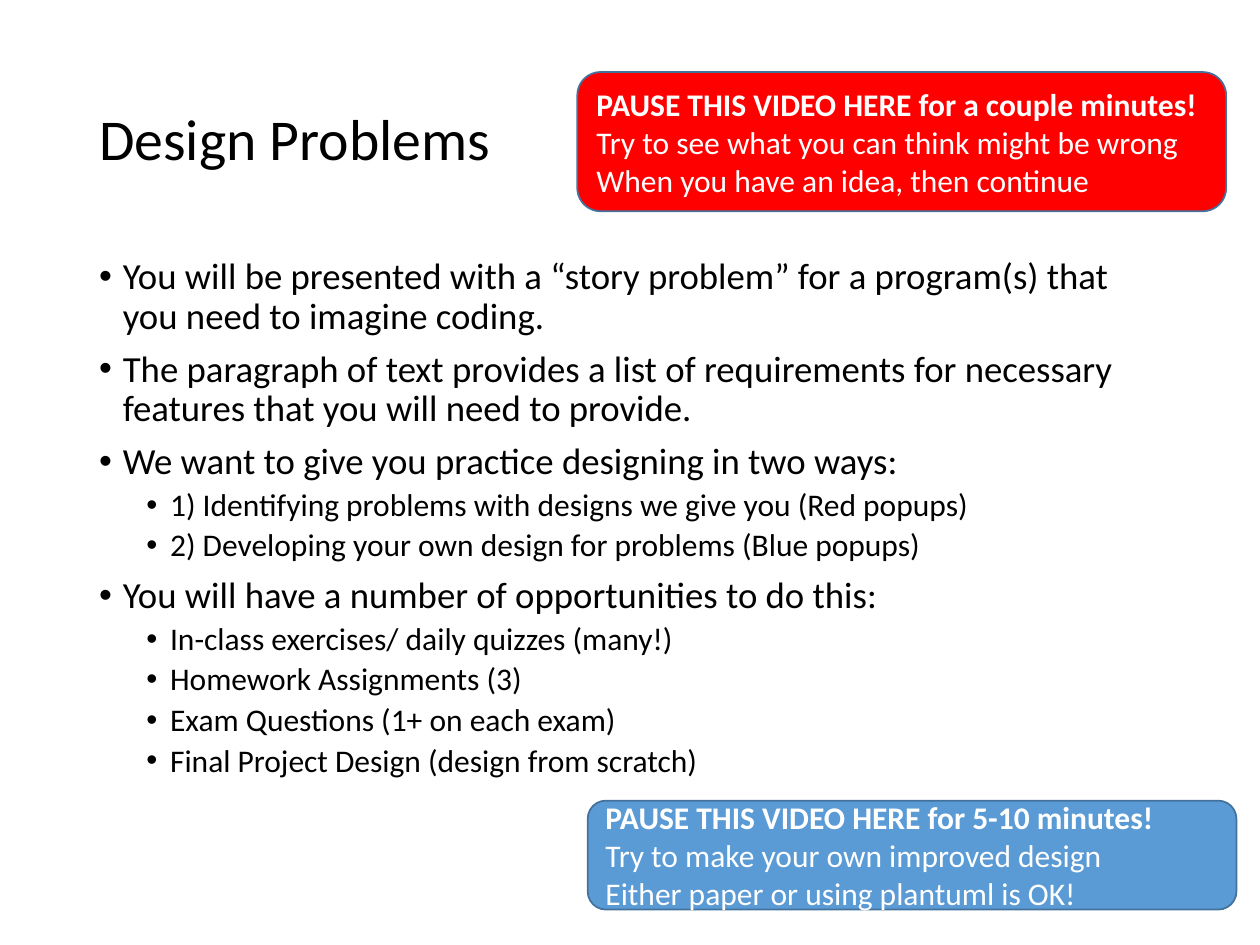
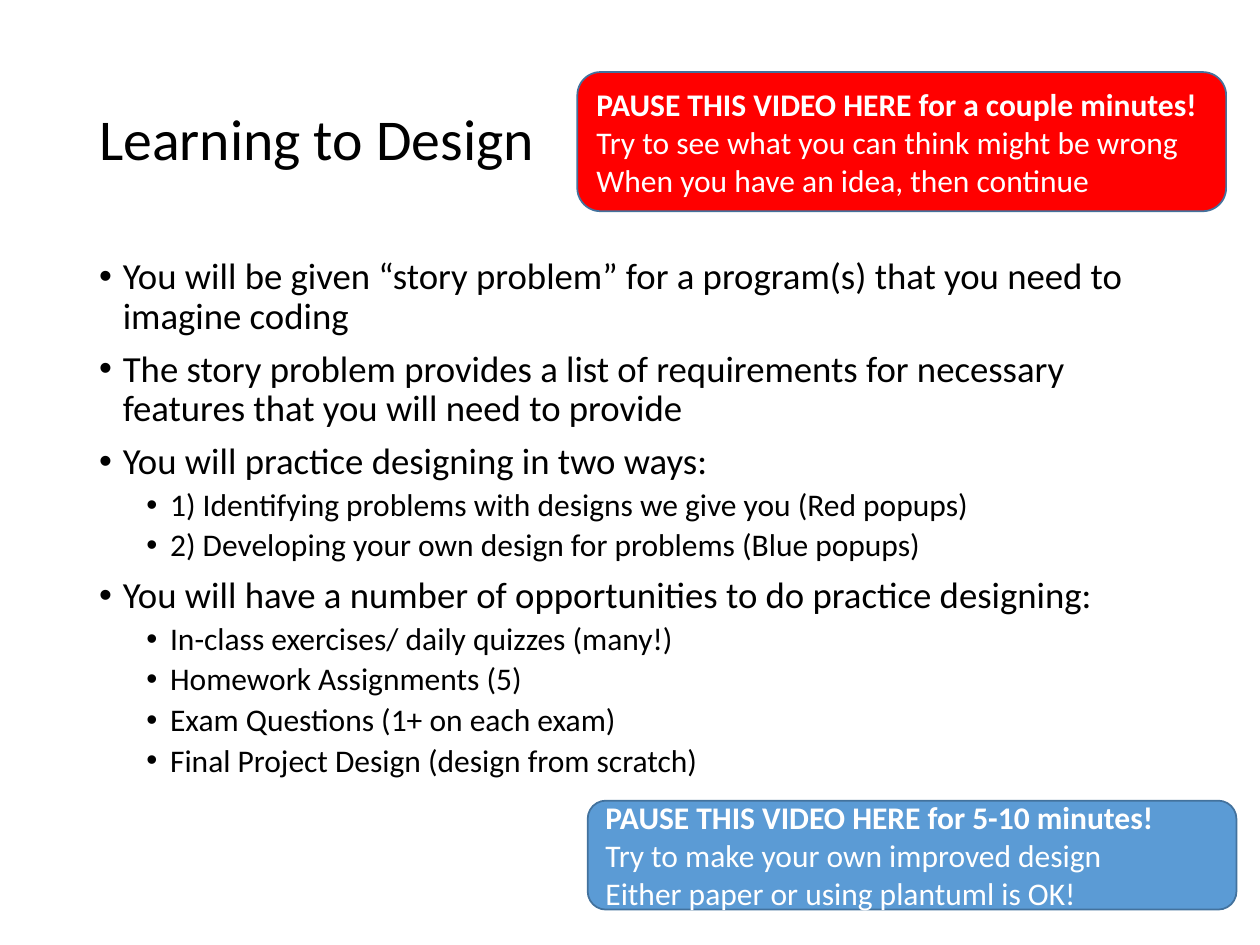
Before and after one commit to RHIT-CSSE/csse220, a slide deck: slide 23 of ClassMaterials/SETechniques/Slides/SoftwareEngineeringTechniques.pptx (slide 21 before the commit). Drawn at 1260x945 pixels with LibreOffice and Linux fonts; fonts in the diff are those of the drawing. Boxes give left, top, right and bottom in pixels: in the first picture for what was removed or moved away, otherwise in the second. Text is boxed around its words. In the diff, an @@ line names an element or a change of style, - is before the commit and + after.

```diff
--- a/ClassMaterials/SETechniques/Slides/SoftwareEngineeringTechniques.pptx
+++ b/ClassMaterials/SETechniques/Slides/SoftwareEngineeringTechniques.pptx
@@ title at bbox=[99, 120, 533, 170]: text changed @@
-Design Problems
+Learning to Design
@@ text at bbox=[123, 262, 1122, 481]: text changed @@
-• You will be presented with a “story problem” for a program(s) that you need to imagine coding.
-• The paragraph of text provides a list of requirements for necessary features that you will need to provide.
-• We want to give you practice designing in two ways:
+• You will be given “story problem” for a program(s) that you need to imagine coding
+• The story problem provides a list of requirements for necessary features that you will need to provide
+• You will practice designing in two ways:
@@ text at bbox=[123, 582, 1092, 615]: text changed @@
-• You will have a number of opportunities to do this:
+• You will have a number of opportunities to do practice designing:
@@ text at bbox=[170, 667, 522, 696]: text changed @@
-  • Homework Assignments (3)
+  • Homework Assignments (5)
```
Also in this commit, not shown: 12 other slides changed, 7 slides added.
